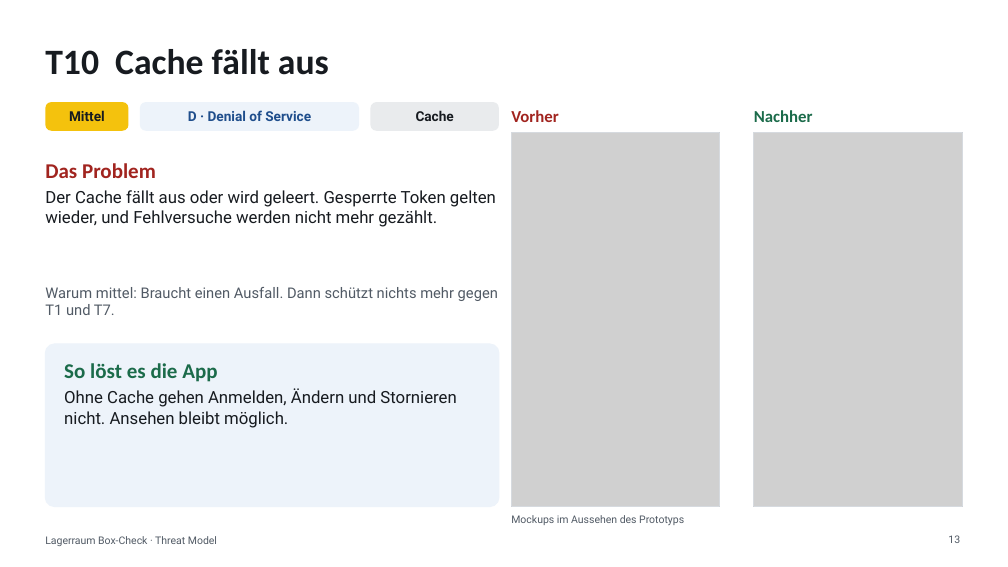
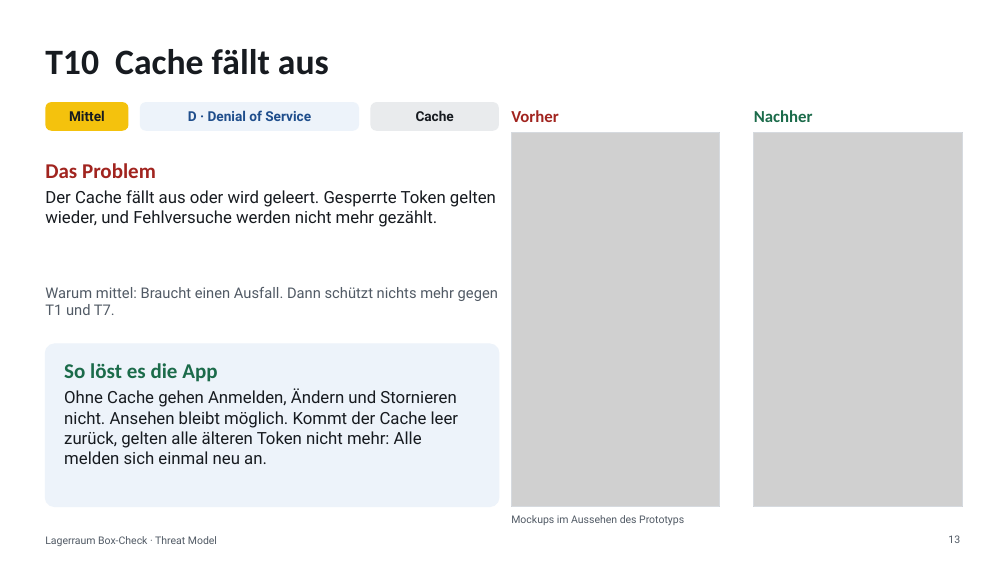
Before and after one commit to akoSiThaesler/SoftwareEngineering, a slide deck: slide 13 of docs/threat-model/Threat-Model-Lagerraum.pptx. Drawn at 1008x567 pixels with LibreOffice and Linux fonts; fonts in the diff are those of the drawing; grey boxes stand for pictures. Boxes give left, top, right and bottom in pixels: in the first picture for what was removed or moved away, otherwise in the second. Text is boxed around its words. In the diff, an @@ line names an element or a change of style, - is before the commit and + after.

Commit message:
Threat model: reject older tokens after a cache restart (T10)

```diff
--- a/docs/threat-model/Threat-Model-Lagerraum.pptx
+++ b/docs/threat-model/Threat-Model-Lagerraum.pptx
@@ text at bbox=[64, 388, 459, 464]: text changed @@
-Ohne Cache gehen Anmelden, Ändern und Stornieren nicht. Ansehen bleibt möglich.
+Ohne Cache gehen Anmelden, Ändern und Stornieren nicht. Ansehen bleibt möglich. Kommt der Cache leer zurück, gelten alle älteren Token nicht mehr: Alle melden sich einmal neu an.
```
Also in this commit, not shown: 1 other slide changed, 1 other file.
